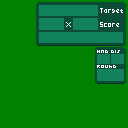
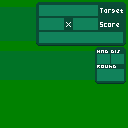
Comparing the layer stacks of the two 128×128 images. Changes:
painted on "Layer 3" over box(0, 7, 95, 80)
